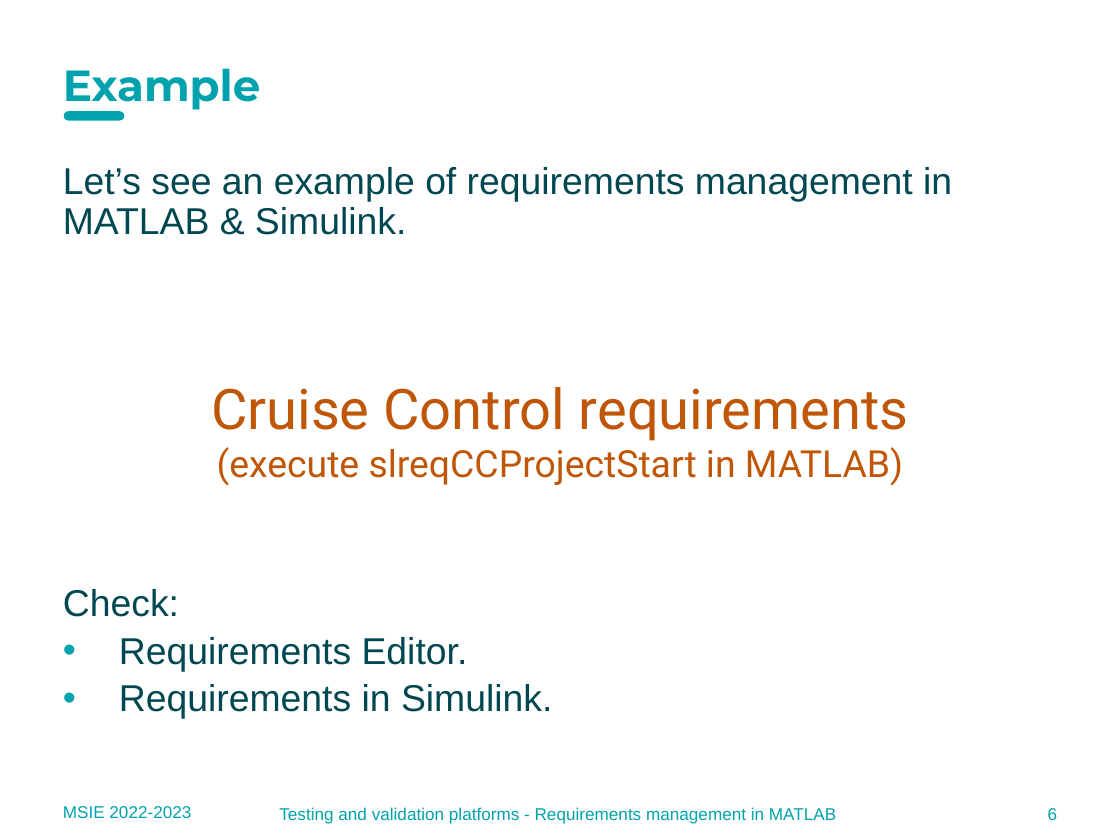
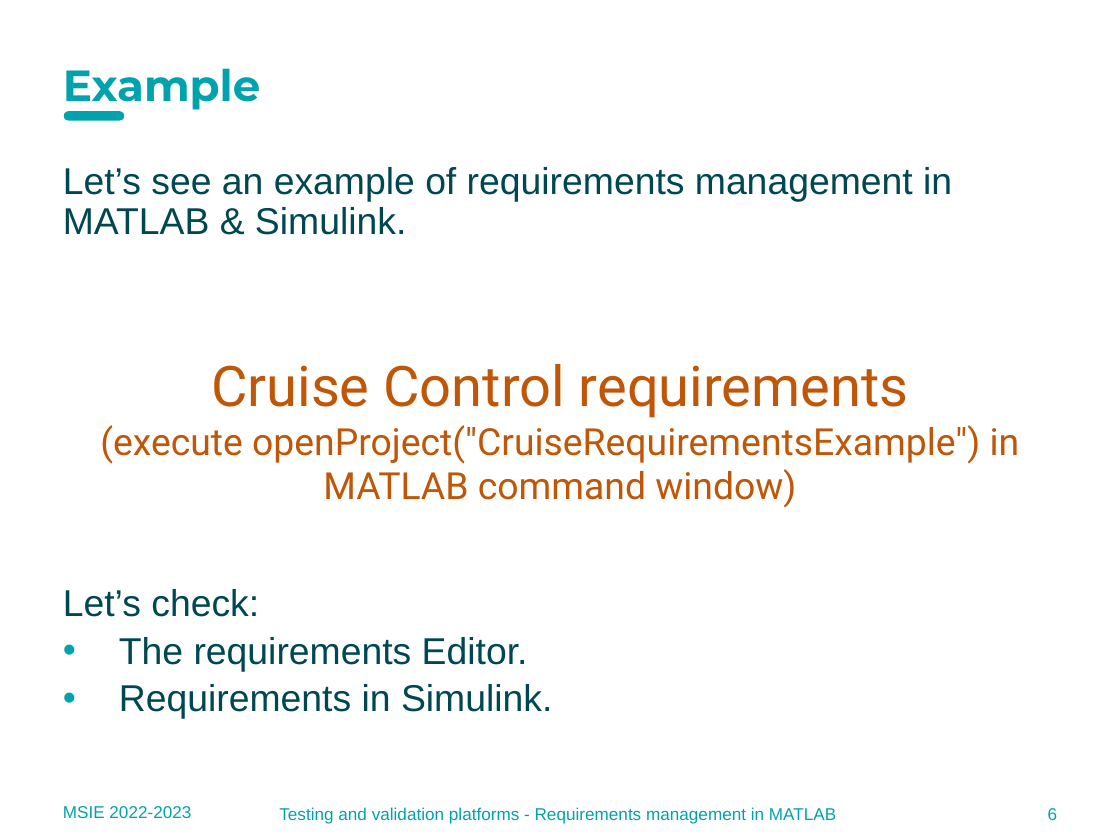
Before and after one commit to MU-MATHWORKS/MODEL-BASED-LIFE-CYCLE-WITH-MATLAB-SIMULINK, a slide deck: slide 6 of 2_PHASE3_Requirements/docs/2.2 Requirements management in MATLAB_EN.pptx. Drawn at 1120x840 pixels with LibreOffice and Linux fonts; fonts in the diff are those of the drawing; background and template pictures are left out. Boxes give left, top, right and bottom in pixels: in the first picture for what was removed or moved away, otherwise in the second. Text is boxed around its words. In the diff, an @@ line names an element or a change of style, - is before the commit and + after.

```diff
--- a/2_PHASE3_Requirements/docs/2.2 Requirements management in MATLAB_EN.pptx
+++ b/2_PHASE3_Requirements/docs/2.2 Requirements management in MATLAB_EN.pptx
@@ text "Cruise Control requirements": place and size @@
-text "Cruise Control requirements" at [211, 387, 908, 486]
+text "Cruise Control requirements" at [100, 364, 1020, 508]
@@ text at [100, 425, 1020, 508]: text changed @@
-(execute slreqCCProjectStart in MATLAB)
+(execute openProject("CruiseRequirementsExample") in
+MATLAB command window)
@@ text at [63, 589, 528, 671]: text changed @@
-Check:
-• Requirements Editor.
+Let’s check:
+• The requirements Editor.
```
Also in this commit, not shown: 8 other slides changed, 24 other files.
